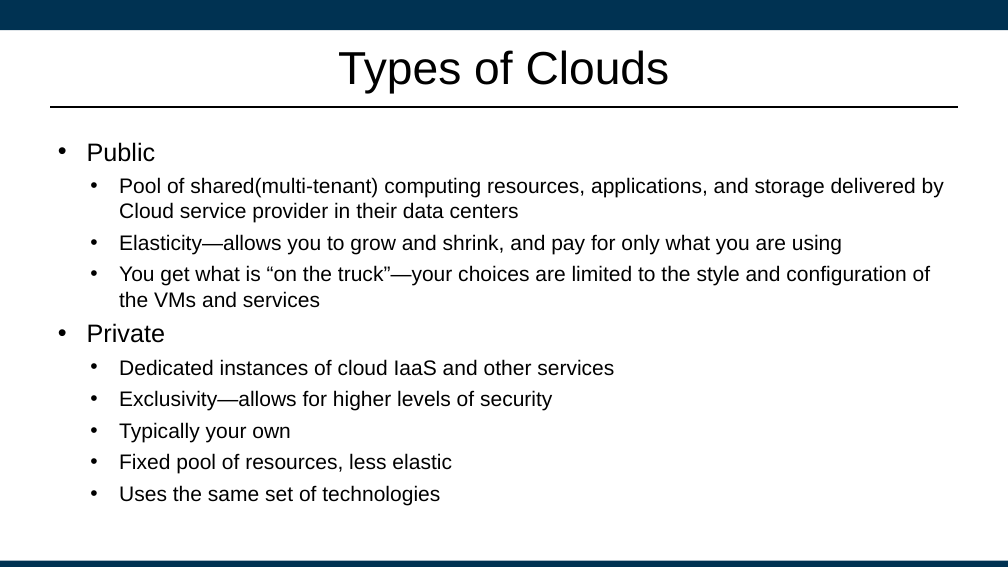
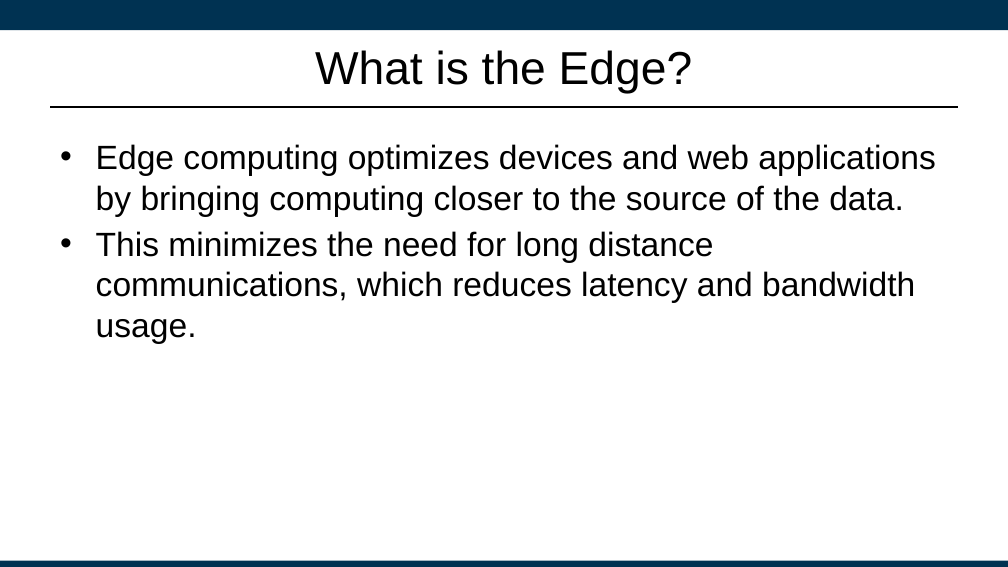
Before and after one commit to MIDS-scaling-up/v3a, a slide deck: slide 3 of week02/Lecture-wk02.pptx (slide 7 before the commit). Drawn at 1008x567 pixels with LibreOffice and Linux fonts; fonts in the diff are those of the drawing. Boxes give left, top, right and bottom in pixels: in the first picture for what was removed or moved away, otherwise in the second. Text is boxed around its words. In the diff, an @@ line names an element or a change of style, - is before the commit and + after.

```diff
--- a/week02/Lecture-wk02.pptx
+++ b/week02/Lecture-wk02.pptx
@@ title at <box>315,50,693,94</box>: text changed @@
-Types of Clouds
+What is the Edge?
@@ text at <box>96,144,935,344</box>: text changed; size 20 to 32 pt @@
-• Public
-  • Pool of shared(multi-tenant) computing resources, applications, and storage delivered by Cloud service provider in their data centers
-  • Elasticity—allows you to grow and shrink, and pay for only what you are using
-  • You get what is “on the truck”—your choices are limited to the style and configuration of the VMs and services
-• Private
-  • Dedicated instances of cloud IaaS and other services
-  • Exclusivity—allows for higher levels of security
-  • Typically your own
-  • Fixed pool of resources, less elastic
-  • Uses the same set of technologies
+• Edge computing optimizes devices and web applications by bringing computing closer to the source of the data.
+• This minimizes the need for long distance communications, which reduces latency and bandwidth usage.
```
Also in this commit, not shown: 2 other slides changed, 26 slides added, 29 slides removed.
